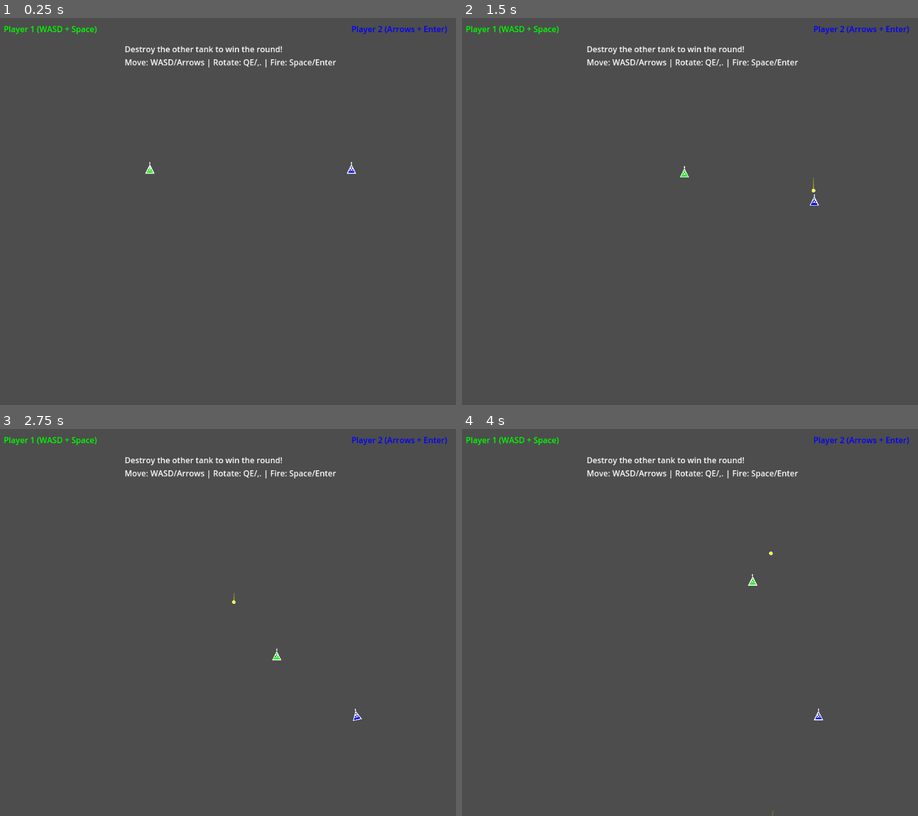
Above: before the commit, frames 1-4 (two rows, left to right).
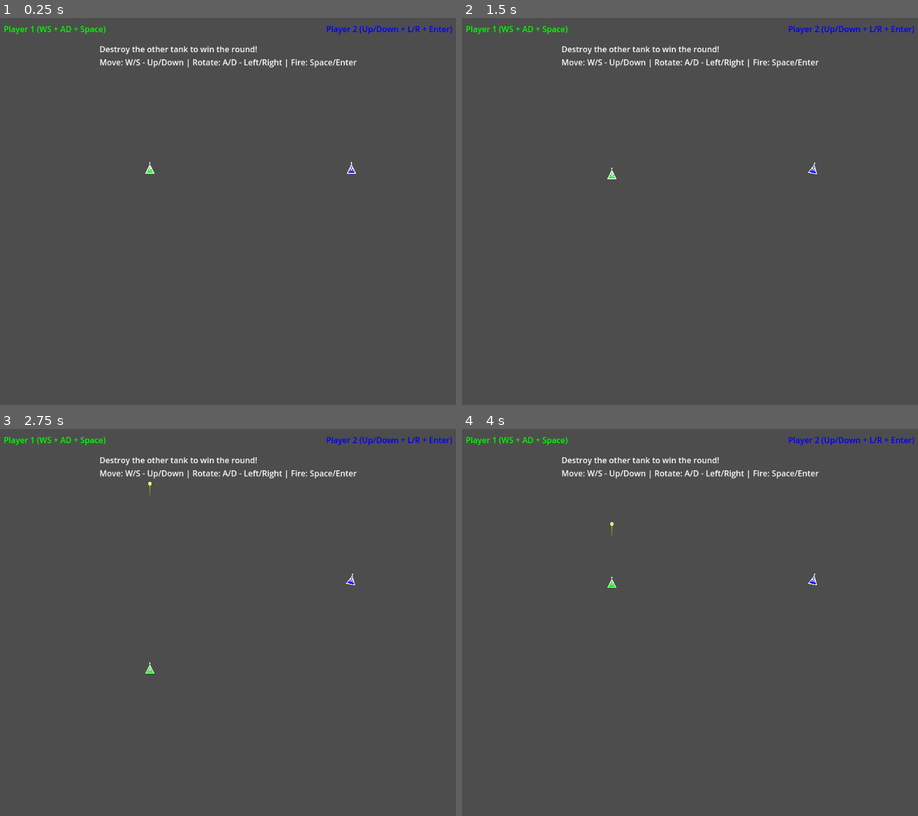
Above: after the commit, the same moments.

Repository: rstevenson1237/dzone-test
Game: Godot game, scene res://scenes/arena/Arena.tscn
Two runs of this game, one before a commit and one after it. Both use one fixed random seed, a clock stepped at 60 frames per second and the inputs below.
Inputs:
- Up to frame 1 (0.25 s): no input
- Up to frame 2 (1.5 s): tap Enter (p2_fire) at 0.5 s; hold D (p1_move_right) 0.53-1.28 s; tap Left (p2_move_left) at 0.6 s; tap Right (p2_move_right) at 0.8, 1.35 s; hold S (p1_move_down) from 1.28 s (still down)
- Up to frame 3 (2.75 s): tap , (p2_rotate_left, bound only before the commit) at 1.55, 2.1 s; tap Space (p1_fire) at 2 s; release S (p1_move_down) at 2.03 s; hold D (p1_move_right) from 2.03 s (still down); tap . (p2_rotate_right, bound only before the commit) at 2.3 s
- Up to frame 4 (4 s): tap Enter (p2_fire) at 2.75 s; release D (p1_move_right) at 2.78 s; hold W (p1_move_up) 2.78-3.53 s; tap . (p2_rotate_right, bound only before the commit) at 2.85 s; tap Left (p2_move_left) at 3.05 s; hold A (p1_move_left) from 3.53 s (still down); tap Space (p1_fire) at 3.6 s; tap Right (p2_move_right) at 3.8 s

The runs differ from the first frame. In frame 1, 1.3% of the frame differs, in the area x 10-100%, y 2-13%; in frame 2, 1.5%; in frame 3, 1.5%, in the area x 10-100%, y 2-76%; in frame 4, 1.5%.

Commit message:
Fix gameplay authenticity: tank controls and projectile physics
Implement authentic D-Zone game mechanics:

- Authentic tank movement: removed left/right strafing, tanks now only move
  forward/reverse in facing direction (like real tanks)
- Improved controls: A/D for rotation (was Q/E), Left/Right for Player 2 rotation
- Fixed projectile physics: disabled gravity so bullets travel in straight lines
- Updated UI instructions to reflect new intuitive control scheme

Tank movement now requires strategic rotation to change direction, matching
the original 1992 D-Zone gameplay where positioning and facing direction
are crucial tactical elements.

Controls:
- Player 1: W/S move, A/D rotate, Spacebar fire
- Player 2: Up/Down move, Left/Right rotate, Enter fire

🤖 Generated with [Claude Code](https://claude.ai/code)

Co-Authored-By: Claude <noreply@anthropic.com>

Diff:
--- a/scripts/core/InputManager.gd
+++ b/scripts/core/InputManager.gd
@@ -64,6 +64,22 @@
 
     return movement.normalized()
 
+func get_forward_movement(player_id: int) -> float:
+    if player_id >= MAX_PLAYERS or not active_players[player_id]:
+        return 0.0
+
+    var forward_input = 0.0
+
+    if player_id in input_maps:
+        var actions = input_maps[player_id]
+        if Input.is_action_pressed(actions["move_up"]):
+            forward_input += 1.0  # Forward
+        if Input.is_action_pressed(actions["move_down"]):
+            forward_input -= 1.0  # Backward
+        # Note: move_left and move_right are now ignored for tank movement
+
+    return forward_input
+
 func get_rotation_input(player_id: int) -> float:
     if player_id >= MAX_PLAYERS or not active_players[player_id]:
         return 0.0
@@ -108,19 +124,19 @@
 func setup_default_input_map():
     ensure_input_action_exists("p1_move_up", KEY_W)
     ensure_input_action_exists("p1_move_down", KEY_S)
-    ensure_input_action_exists("p1_move_left", KEY_A)
-    ensure_input_action_exists("p1_move_right", KEY_D)
-    ensure_input_action_exists("p1_rotate_left", KEY_Q)
-    ensure_input_action_exists("p1_rotate_right", KEY_E)
+    ensure_input_action_exists("p1_move_left", KEY_A)  # Not used for movement now
+    ensure_input_action_exists("p1_move_right", KEY_D)  # Not used for movement now
+    ensure_input_action_exists("p1_rotate_left", KEY_A)  # Changed from Q to A
+    ensure_input_action_exists("p1_rotate_right", KEY_D)  # Changed from E to D
     ensure_input_action_exists("p1_fire", KEY_SPACE)
     ensure_input_action_exists("p1_special", KEY_SHIFT)
 
     ensure_input_action_exists("p2_move_up", KEY_UP)
     ensure_input_action_exists("p2_move_down", KEY_DOWN)
-    ensure_input_action_exists("p2_move_left", KEY_LEFT)
-    ensure_input_action_exists("p2_move_right", KEY_RIGHT)
-    ensure_input_action_exists("p2_rotate_left", KEY_COMMA)
-    ensure_input_action_exists("p2_rotate_right", KEY_PERIOD)
+    ensure_input_action_exists("p2_move_left", KEY_LEFT)  # Not used for movement now
+    ensure_input_action_exists("p2_move_right", KEY_RIGHT)  # Not used for movement now
+    ensure_input_action_exists("p2_rotate_left", KEY_LEFT)  # Changed from COMMA to LEFT
+    ensure_input_action_exists("p2_rotate_right", KEY_RIGHT)  # Changed from PERIOD to RIGHT
     ensure_input_action_exists("p2_fire", KEY_ENTER)
     ensure_input_action_exists("p2_special", KEY_CTRL)
 
--- a/scripts/tanks/Tank.gd
+++ b/scripts/tanks/Tank.gd
@@ -45,15 +45,17 @@
     if not input_manager:
         return
 
-    var movement_input = input_manager.get_movement_vector(player_id)
+    var forward_input = input_manager.get_forward_movement(player_id)
     var rotation_input = input_manager.get_rotation_input(player_id)
     var fire_input = input_manager.get_fire_input(player_id)
 
     if rotation_input != 0:
         rotation += rotation_input * rotation_speed * delta
 
-    if movement_input.length() > 0:
-        var target_velocity = movement_input * max_speed
+    if forward_input != 0:
+        # Move only in the direction the tank is facing
+        var forward_direction = Vector2.UP.rotated(rotation)
+        var target_velocity = forward_direction * forward_input * max_speed
         velocity = velocity.move_toward(target_velocity, acceleration * delta)
     else:
         velocity = velocity.move_toward(Vector2.ZERO, friction * delta)
--- a/scripts/ui/GameHUD.gd
+++ b/scripts/ui/GameHUD.gd
@@ -8,7 +8,7 @@
 func setup_player_labels():
     # Player 1 label (top-left)
     var p1_label = Label.new()
-    p1_label.text = "Player 1 (WASD + Space)"
+    p1_label.text = "Player 1 (WS + AD + Space)"
     p1_label.position = Vector2(10, 10)
     p1_label.add_theme_color_override("font_color", Color.GREEN)
     add_child(p1_label)
@@ -16,15 +16,15 @@
 
     # Player 2 label (top-right)
     var p2_label = Label.new()
-    p2_label.text = "Player 2 (Arrows + Enter)"
-    p2_label.position = Vector2(700, 10)
+    p2_label.text = "Player 2 (Up/Down + L/R + Enter)"
+    p2_label.position = Vector2(650, 10)
     p2_label.add_theme_color_override("font_color", Color.BLUE)
     add_child(p2_label)
     player_labels.append(p2_label)
 
     # Instructions
     var instructions = Label.new()
-    instructions.text = "Destroy the other tank to win the round!\nMove: WASD/Arrows | Rotate: QE/,. | Fire: Space/Enter"
-    instructions.position = Vector2(250, 50)
+    instructions.text = "Destroy the other tank to win the round!\nMove: W/S - Up/Down | Rotate: A/D - Left/Right | Fire: Space/Enter"
+    instructions.position = Vector2(200, 50)
     instructions.add_theme_color_override("font_color", Color.WHITE)
     add_child(instructions)
--- a/scripts/weapons/Projectile.gd
+++ b/scripts/weapons/Projectile.gd
@@ -14,6 +14,9 @@
 var owner_tank: Tank
 
 func _ready():
+    # Disable gravity for authentic D-Zone projectile physics
+    gravity_scale = 0.0
+
     body_entered.connect(_on_body_entered)
 
     var collision_shape = CollisionShape2D.new()
